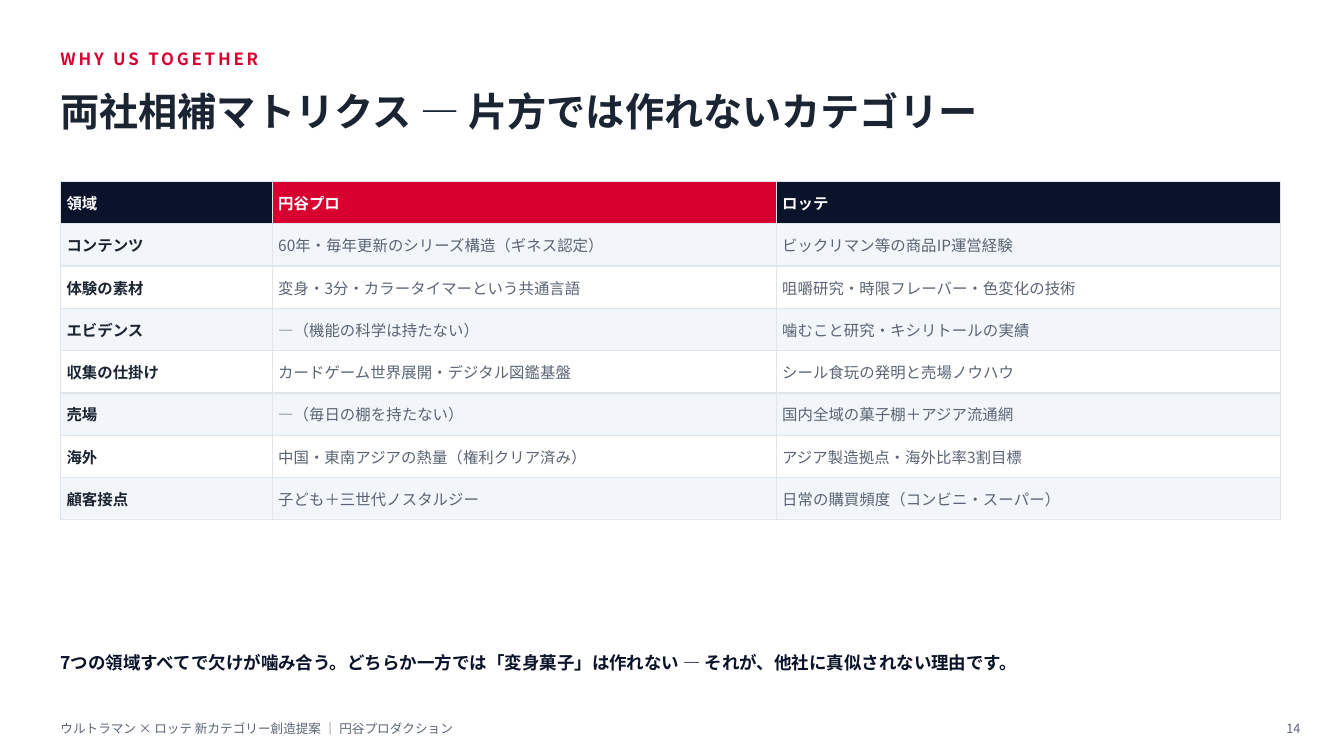
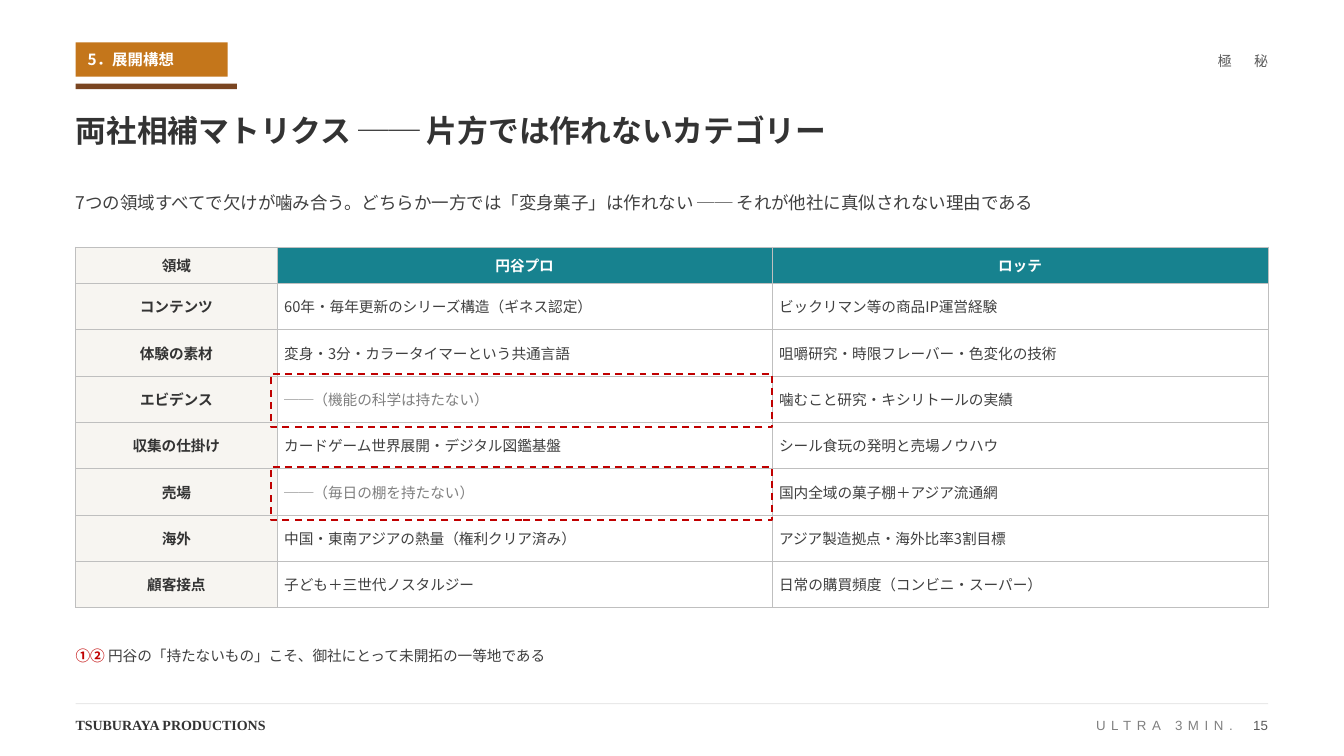
Before and after one commit to hayatoshintani-spe/kessho-lens, a slide deck: slide 15 of docs/proposals/lotte-ultraman-category-proposal.pptx (slide 14 before the commit). Drawn at 1344x756 pixels with LibreOffice and Linux fonts; fonts in the diff are those of the drawing. Boxes give left, top, right and bottom in pixels: in the first picture for what was removed or moved away, otherwise in the second. Text is boxed around its words. In the diff, an @@ line names an element or a change of style, - is before the commit and + after.

```diff
--- a/docs/proposals/lotte-ultraman-category-proposal.pptx
+++ b/docs/proposals/lotte-ultraman-category-proposal.pptx
@@ text removed at [60,52,258,66] @@
-WHY US TOGETHER
@@ rectangle added at [76,42,228,77], fill #C4761B @@
@@ text added at [88,52,174,67], 11 pt, text #FFFFFF, bold @@
+5．展開構想
@@ text added at [1218,54,1268,67], 10 pt, text #595959 @@
+極 秘
@@ rectangle added at [76,84,237,90], fill #7A4521 @@
@@ text at [76,115,827,145]: text changed; size 28 to 22 pt; text colour #1B2432 to #333333 @@
-両社相補マトリクス — 片方では作れないカテゴリー
+両社相補マトリクス ── 片方では作れないカテゴリー
@@ text at [76,194,1034,211]: text changed; text colour #0B132B to #404040; bold off @@
-7つの領域すべてで欠けが噛み合う。どちらか一方では「変身菓子」は作れない — それが、他社に真似されない理由です。
+7つの領域すべてで欠けが噛み合う。どちらか一方では「変身菓子」は作れない ── それが他社に真似されない理由である
@@ table at [76,247,1268,596] @@
-row 4, column 2: —（機能の科学は持たない）
+row 4, column 2: ──（機能の科学は持たない）
-row 6, column 2: —（毎日の棚を持たない）
+row 6, column 2: ──（毎日の棚を持たない）
@@ fill #0B132B to #F7F5F1 in row 1, column 1 @@
@@ fill #D7002F to #17828F in row 1, column 2 @@
@@ fill #0B132B to #17828F in row 1, column 3 @@
@@ fill #F2F5F9 to #F7F5F1 in 4 cells @@
@@ fill #F2F5F9 to none in 8 cells @@
@@ fill #FFFFFF to #F7F5F1 in 3 cells @@
@@ fill #FFFFFF to none in 6 cells @@
@@ size 11 to 10.5 pt @@
@@ text colour #FFFFFF to #333333 in "領域" @@
@@ text colour #1B2432 to #333333 in "コンテンツ", "体験の素材", "エビデンス", "収集の仕掛け" and 3 more places @@
@@ text colour #5A6474 to #404040 in "60年・毎年更新のシリーズ構造（ギネス認定）", "ビックリマン等の商品IP運営経験", "変身・3分・カラータイマーという共通言語", "咀嚼研究・時限フレーバー・色変化の技術" and 8 more places @@
@@ alignment left to centre @@
@@ borders changed @@
@@ table: place and size @@
-table at [60,181,1280,511]
+table at [76,247,1268,596]
@@ rectangle added at [271,374,772,427], outline #C00000 1.25 pt dashed @@
@@ rectangle added at [271,467,772,520], outline #C00000 1.25 pt dashed @@
@@ text added at [76,648,545,663], 10.5 pt, text #404040 @@
+①② 円谷の「持たないもの」こそ、御社にとって未開拓の一等地である
@@ line added from (76, 704) to (1268, 704), #E9E9E9 0.75 pt @@
@@ text removed at [60,722,453,734] @@
-ウルトラマン × ロッテ 新カテゴリー創造提案 ｜ 円谷プロダクション
@@ text added at [76,720,265,730], 10 pt, text #333333, bold @@
+TSUBURAYA PRODUCTIONS
@@ text added at [1253,721,1268,730], 9.5 pt, text #808080 @@
+ULTRA 3MIN. 15
@@ text removed at [1286,724,1300,733] @@
-14
```
Also in this commit, not shown: 15 other slides changed, 1 slide added.
